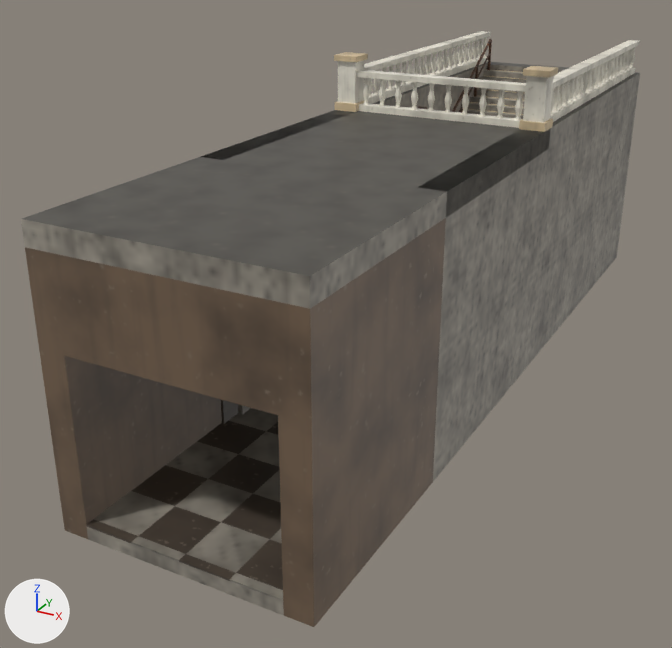
The FBX model Assets/Maps/LotteWorld/Rides/A11/LotteWorld_A11.fbx as it was, and as the next commit left it.
Camera for both pictures: a 50 mm camera at (9.1, -31.1, 4.7) aimed at (-1.5, -12.0, -4.9). The axes (+X, +Y, +Z) are drawn at lower left. The lights are the same throughout. The first picture is the older version. Where no turn or scale is listed for an object, it has been applied to the vertices. Vertices at exactly the same position are counted once.

Objects in the first picture: 'Static_LW_CreamWhite', 'Static_LW_Rock', 'Static_LW_RockDark', 'Static_LW_StoneGrey', 'Static_LW_Timber', 'Static_LW_WarmBeige'.
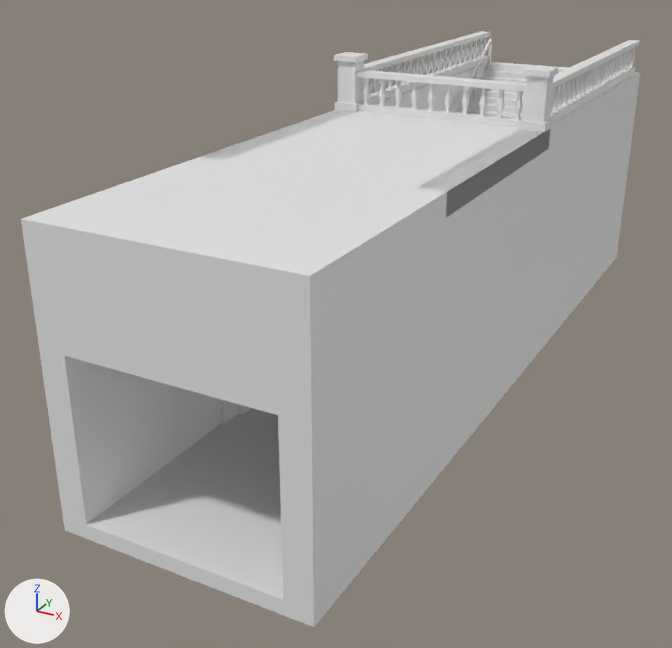
Pixel boxes [x1, y1, x2, y2] of what changed, in the pictures (672 x 648 px; the box of a moved part takes in the faces that stretch with it):
'Static_LW_Rock', recoloured, surface changed (lighter)
    both: [25, 218, 446, 627]
'Static_LW_RockDark', recoloured (lighter)
    both: [86, 400, 283, 590]
part 2 of me_static_lw_creamwhite, recoloured
    both: [338, 31, 640, 128]
part 3 of me_static_lw_stonegrey, moved or reshaped (mostly hidden)
    both: [238, 404, 250, 414]
part 4 of me_static_lw_stonegrey, recoloured (lighter)
    both: [21, 62, 640, 615]
part 5 of me_static_lw_warmbeige, recoloured
    both: [334, 52, 558, 132]
part 6 of me_static_lw_timber, recoloured
    both: [417, 39, 492, 113]

Diff of the bpy script that builds the scene:
```diff
--- a/Assets/Maps/LotteWorld/Rides/A11/LotteWorld_A11.fbx.py
+++ b/Assets/Maps/LotteWorld/Rides/A11/LotteWorld_A11.fbx.py
@@ mat_static_lw_timber_p @@
+mat_static_lw_timber_p = principled_material('Static_LW_Timber_P')
+mat_static_lw_timber_p.base_color = (0.8, 0.8, 0.8)  # white #e7e7e7
@@ mat_static_lw_warmbeige_p @@
+mat_static_lw_warmbeige_p = principled_material('Static_LW_WarmBeige_P')
+mat_static_lw_warmbeige_p.base_color = (0.8, 0.8, 0.8)  # white #e7e7e7
@@ mat_tile_lw_stonegrey @@
+mat_tile_lw_stonegrey = principled_material('Tile_LW_StoneGrey')
+mat_tile_lw_stonegrey.base_color = (0.8, 0.8, 0.8)  # white #e7e7e7
@@ mat_static_lw_creamwhite_p @@
+mat_static_lw_creamwhite_p = principled_material('Static_LW_CreamWhite_P')
+mat_static_lw_creamwhite_p.base_color = (0.8, 0.8, 0.8)  # white #e7e7e7
@@ me_static_lw_timber @@
 me_static_lw_timber.from_pydata(...)  # 304 vertices, 456 faces; spans x -2.2..2.2, y -18.2..-0.1, z -6.0..0.8
+# me_static_lw_timber part 6: 430 faces spanning x -2.2..2.2, y -18.2..-0.1, z -6.0..0.8 switch from mat_static_lw_timber to mat_static_lw_timber_p (white #e7e7e7)
@@ me_static_lw_rockdark @@
 me_static_lw_rockdark.from_pydata(...)  # 176 vertices, 336 faces; spans x -2.2..2.2, y -20.5..-0.5, z -6.2..-5.0
-me_static_lw_rockdark.materials.append(mat_static_lw_rockdark)
+me_static_lw_rockdark.materials.append(mat_static_lw_rockdark_p)  # white #e7e7e7
@@ me_static_lw_stonegrey @@
 me_static_lw_stonegrey.from_pydata(...)  # 396 vertices, 814 faces; spans x -2.8..2.8, y -20.5..0.6, z -6.3..0.0
+# me_static_lw_stonegrey part 3: 53 of 396 vertices moved; they spanned x -2.3..2.3, y -15.5..-15.0, z -6.0..-1.9 and now span x -2.3..2.3, y -15.5..-15.0, z -6.0..-1.9; mean shift (0.0, 0.0, 0.0); largest move (-2.3, -15.5, -6.0) -> (2.2, -15.2, -3.8)
+# me_static_lw_stonegrey part 4: 708 faces spanning x -2.8..2.8, y -20.5..0.6, z -6.3..0.0 switch from mat_static_lw_stonegrey to mat_tile_lw_stonegrey (white #e7e7e7)
@@ me_static_lw_rock @@
 me_static_lw_rock.from_pydata(...)  # 20 vertices, 36 faces; spans x -2.8..2.8, y -20.52..-15.52, z -6.3..-0.5
-me_static_lw_rock.materials.append(mat_static_lw_rock)
+# me_static_lw_rock part 1: texture (UV) coordinates of 34 of 36 faces, centred in x -2.8..2.8, y -20.52..-15.52, z -6.3..-0.5, changed; they spanned u 0.0..1.0, v 0.0..1.0 and now span u 0.0..0.97, v 0.0..1.0
+me_static_lw_rock.materials.append(mat_static_lw_rock_p)  # white #e7e7e7
@@ me_static_lw_warmbeige @@
 me_static_lw_warmbeige.from_pydata(...)  # 304 vertices, 456 faces; spans x -2.82..2.82, y -11.29..0.03, z -6.04..1.39
+# me_static_lw_warmbeige part 5: 456 faces spanning x -2.82..2.82, y -11.29..0.03, z -6.04..1.39 switch from mat_static_lw_warmbeige to mat_static_lw_warmbeige_p (white #e7e7e7)
@@ me_static_lw_creamwhite @@
 me_static_lw_creamwhite.from_pydata(...)  # 1804 vertices, 2880 faces; spans x -2.75..2.75, y -9.57..0.59, z 0.0..1.25
+# me_static_lw_creamwhite part 2: 2880 faces spanning x -2.75..2.75, y -9.57..0.59, z 0.0..1.25 switch from mat_static_lw_creamwhite to mat_static_lw_creamwhite_p (white #e7e7e7)
```
